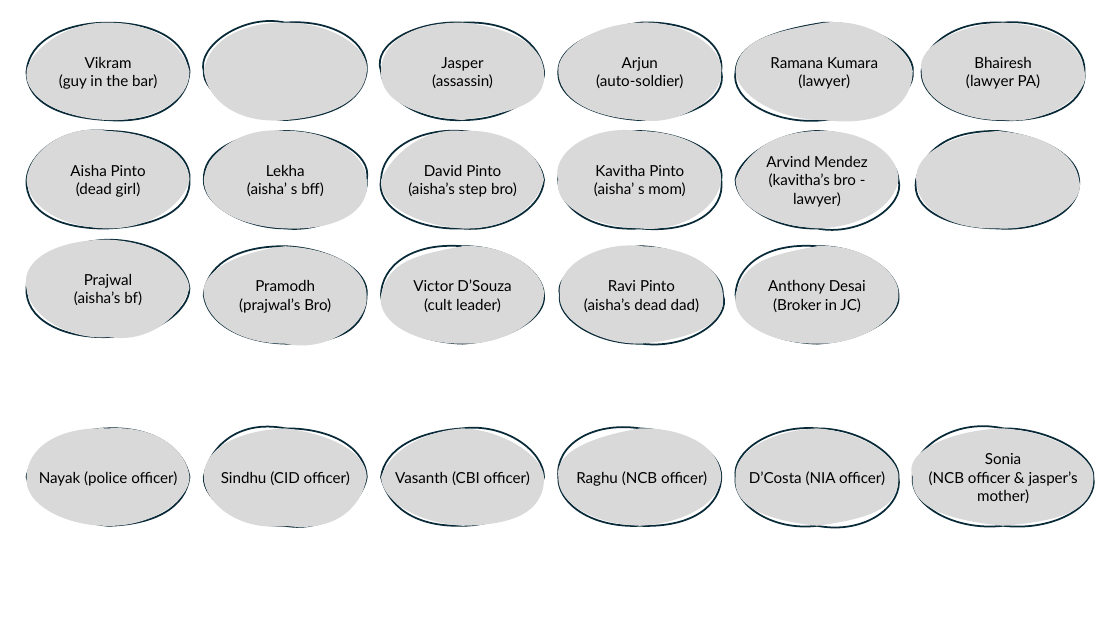
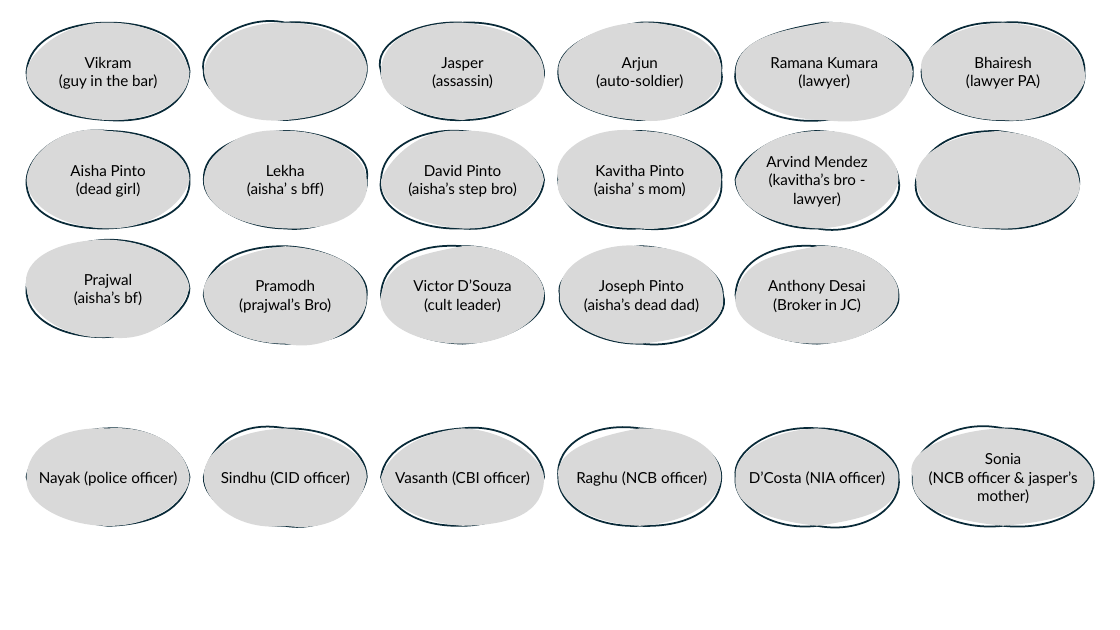
Before and after one commit to arya-prakyath/the-a-films, a slide deck: slide 1 of THE_A_Ideas/Innocent Gems/Innocent Gems - Flows.pptx. Drawn at 1120x630 pixels with LibreOffice and Linux fonts; fonts in the diff are those of the drawing. Boxes give left, top, right and bottom in pixels: in the first picture for what was removed or moved away, otherwise in the second. Text is boxed around its words. In the diff, an @@ line names an element or a change of style, - is before the commit and + after.

```diff
--- a/THE_A_Ideas/Innocent Gems/Innocent Gems - Flows.pptx
+++ b/THE_A_Ideas/Innocent Gems/Innocent Gems - Flows.pptx
@@ text in freeform shape at (584, 280, 700, 312): text changed @@
-Ravi Pinto
-(aisha’s dead dad)
+Joseph Pinto
+(aisha’s dead dad)
```
Also in this commit, not shown: 2 other slides changed, 1 slide added, 1 slide removed, 1 other file.
